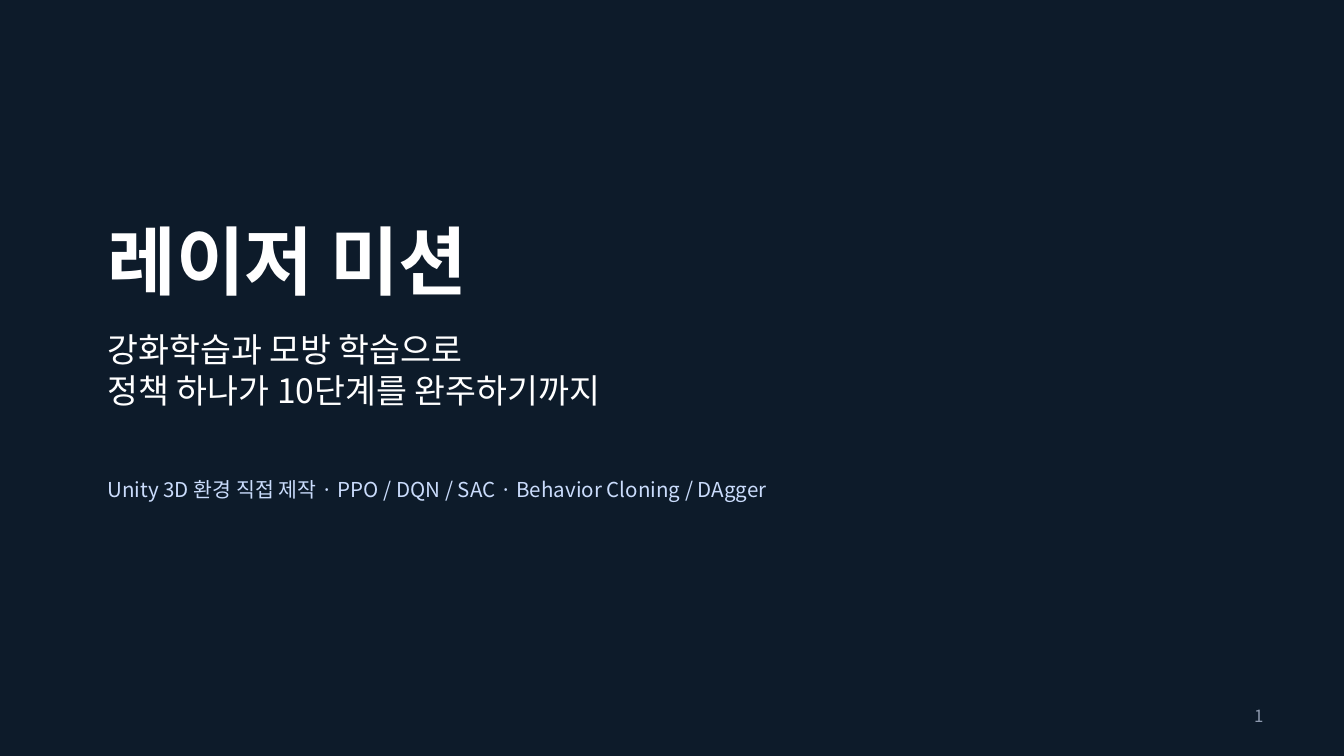
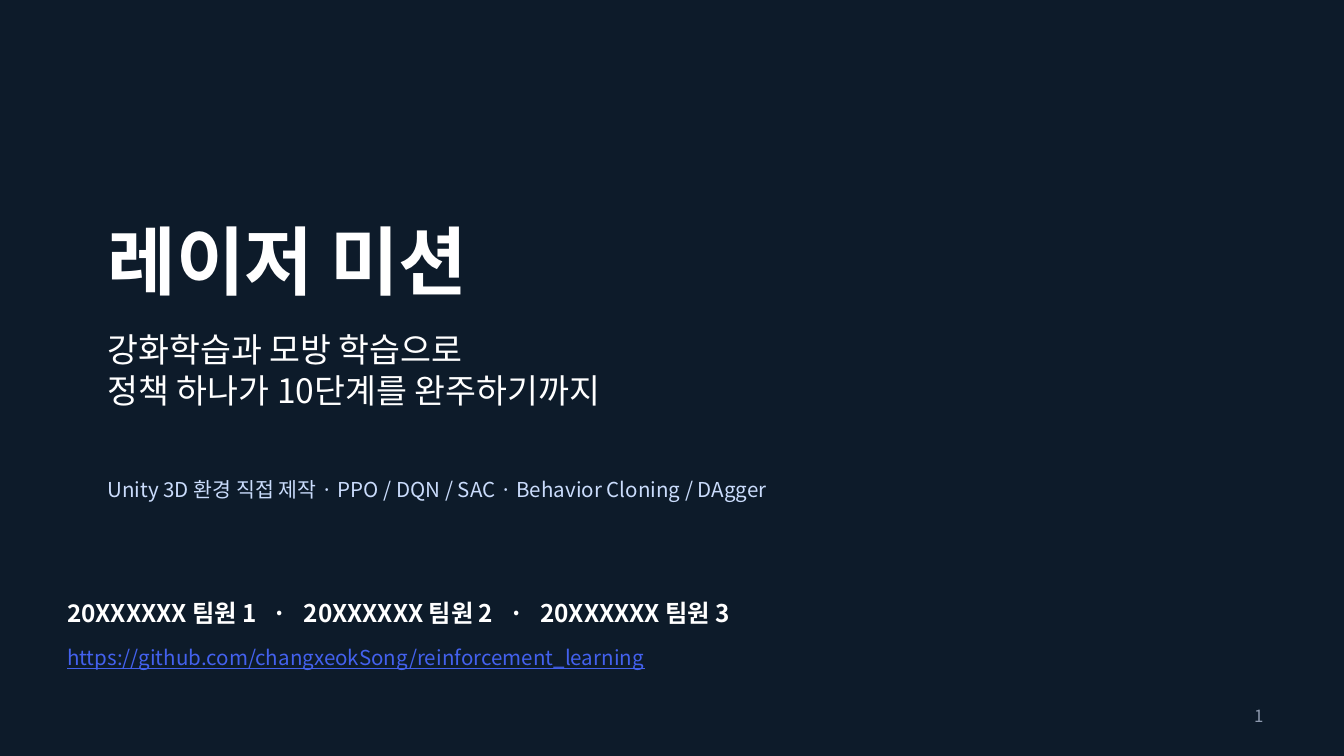
Before and after one commit to changxeokSong/reinforcement_learning, a slide deck: slide 1 of docs/LaserMission_presentation.pptx. Drawn at 1344x756 pixels with LibreOffice and Linux fonts; fonts in the diff are those of the drawing; background and template pictures are left out. Boxes give left, top, right and bottom in pixels: in the first picture for what was removed or moved away, otherwise in the second. Text is boxed around its words. In the diff, an @@ line names an element or a change of style, - is before the commit and + after.

```diff
--- a/docs/LaserMission_presentation.pptx
+++ b/docs/LaserMission_presentation.pptx
@@ text added at <box>67,601,729,624</box>, 13 pt, text #FFFFFF, bold @@
+20XXXXXX 팀원 1 · 20XXXXXX 팀원 2 · 20XXXXXX 팀원 3
@@ text added at <box>67,648,644,670</box>, 11 pt, text #4361EE, underline @@
+https://github.com/changxeokSong/reinforcement_learning
```
Also in this commit, not shown: 6 other slides changed, 15 slides added, 3 other files.
